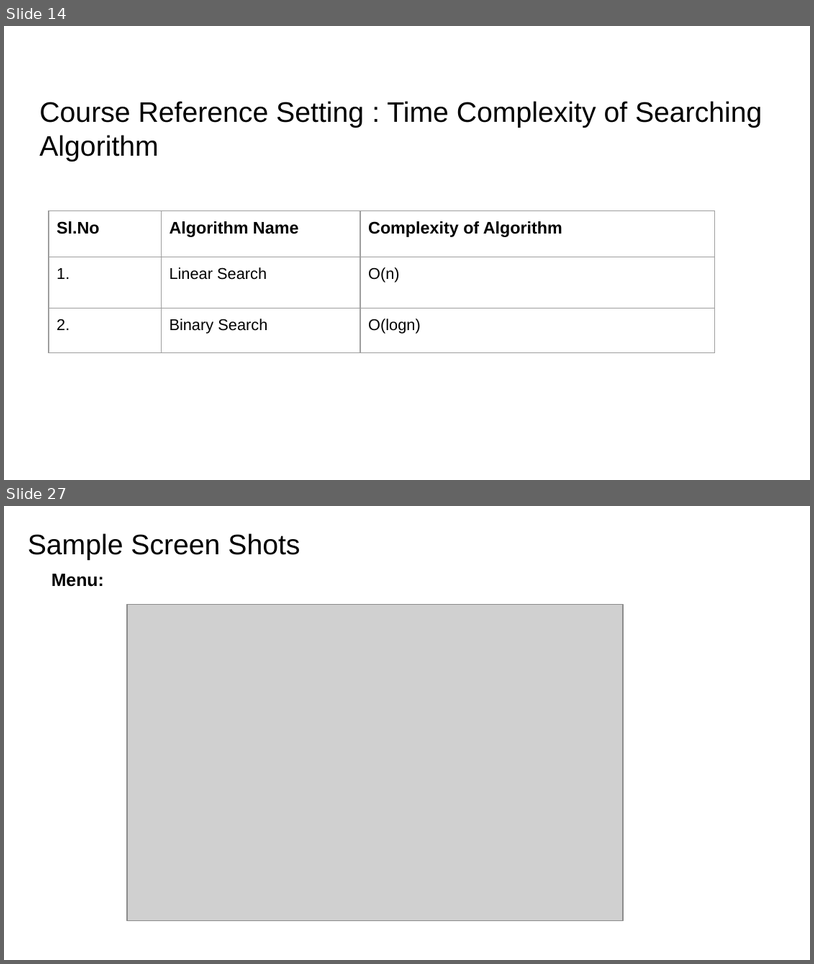
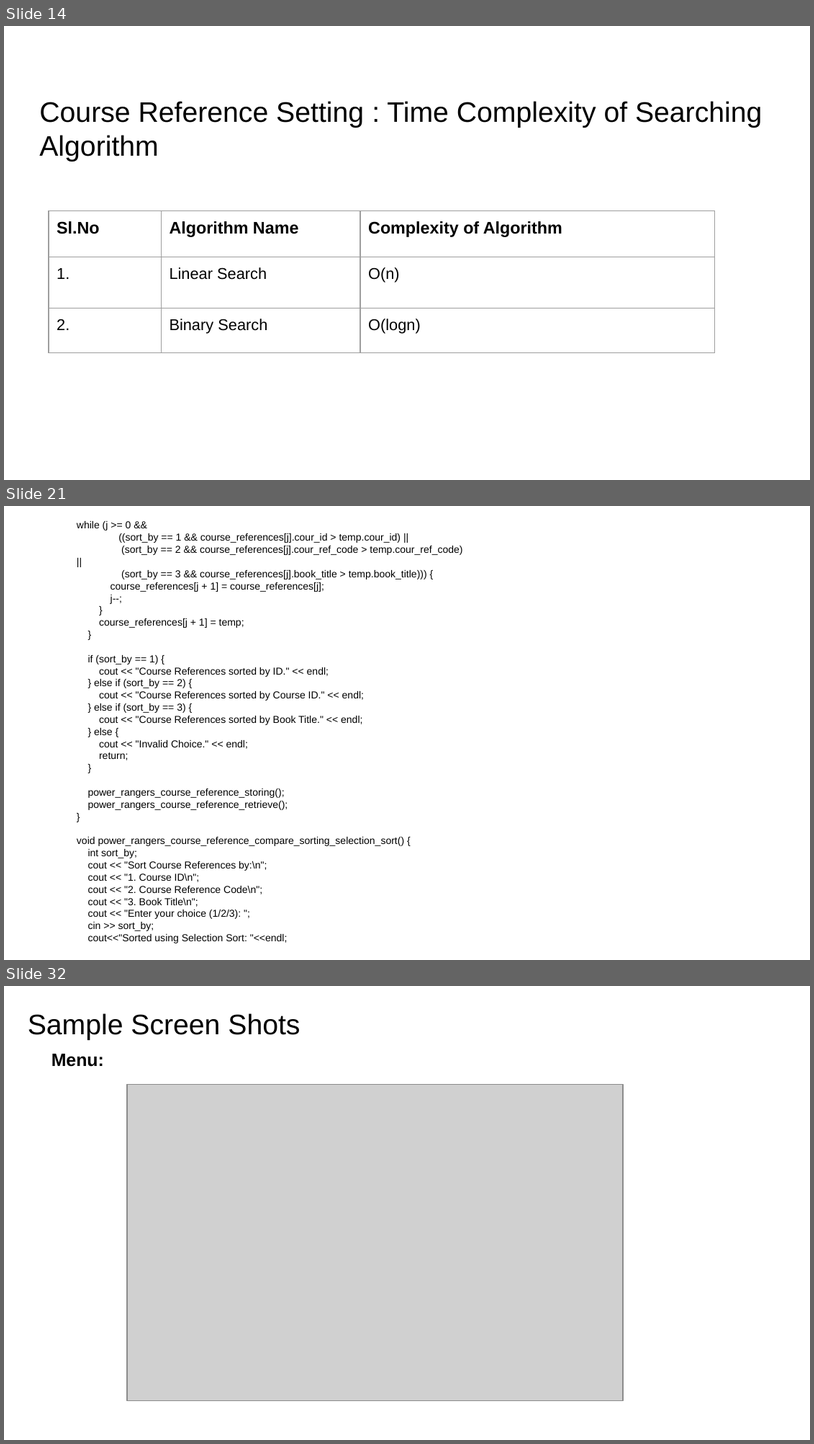
Before and after one commit to vissamsettynikitha/team_power_rangers, a slide deck: OBE_power_rangers_course_reference.pptx. Shown one above the other, each under a label of ours: slides 14 and 27 before the commit, slides 14, 21 and 32 after it; the slides between them are not shown. The pictures are 814x964 and 814x1444 pixels, drawn with LibreOffice and Linux fonts; fonts in the diff are those of the drawing; grey boxes stand for pictures; background and template pictures are left out. Boxes give left, top, right and bottom in pixels: in the first picture for what was removed or moved away, otherwise in the second. Text is boxed around its words. In the diff, an @@ line names an element or a change of style, - is before the commit and + after.

```diff
--- a/OBE_power_rangers_course_reference.pptx
+++ b/OBE_power_rangers_course_reference.pptx
@@ slide 21 added at [4,506,810,960], background #FFFFFF @@
@@ text added at [77,521,463,943], 9 pt, text #000000 @@
+while (j >= 0 &&
+((sort_by == 1 && course_references[j].cour_id > temp.cour_id) ||
+(sort_by == 2 && course_references[j].cour_ref_code > temp.cour_ref_code) ||
+(sort_by == 3 && course_references[j].book_title > temp.book_title))) {
+course_references[j + 1] = course_references[j];
+j--;
+}
+course_references[j + 1] = temp;
+}
+if (sort_by == 1) {
+cout << "Course References sorted by ID." << endl;
+} else if (sort_by == 2) {
+cout << "Course References sorted by Course ID." << endl;
+} else if (sort_by == 3) {
+cout << "Course References sorted by Book Title." << endl;
+} else {
+cout << "Invalid Choice." << endl;
+return;
+}
+power_rangers_course_reference_storing();
+power_rangers_course_reference_retrieve();
+}
+void power_rangers_course_reference_compare_sorting_selection_sort() {
+int sort_by;
+cout << "Sort Course References by:\n";
+cout << "1. Course ID\n";
+cout << "2. Course Reference Code\n";
+cout << "3. Book Title\n";
+cout << "Enter your choice (1/2/3): ";
+cin >> sort_by;
+cout<<"Sorted using Selection Sort: "<<endl;
@@ what was slide 27 is now slide 32 @@
```
Also in this commit, not shown: 8 slides changed, 8 other slides added, 4 slides removed.
